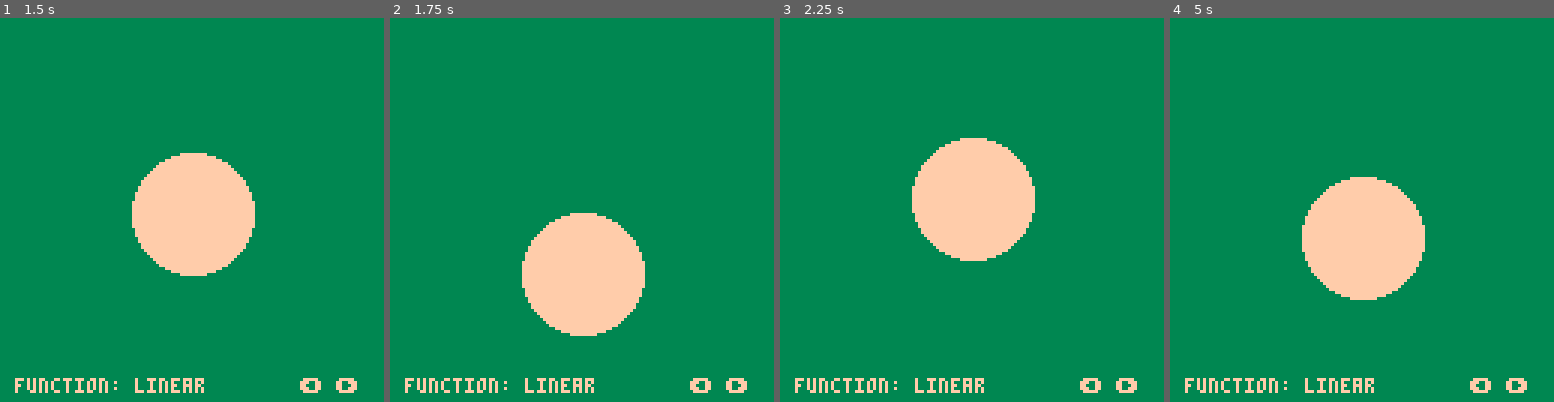
Above: before the commit, frames 1-4 (left to right).
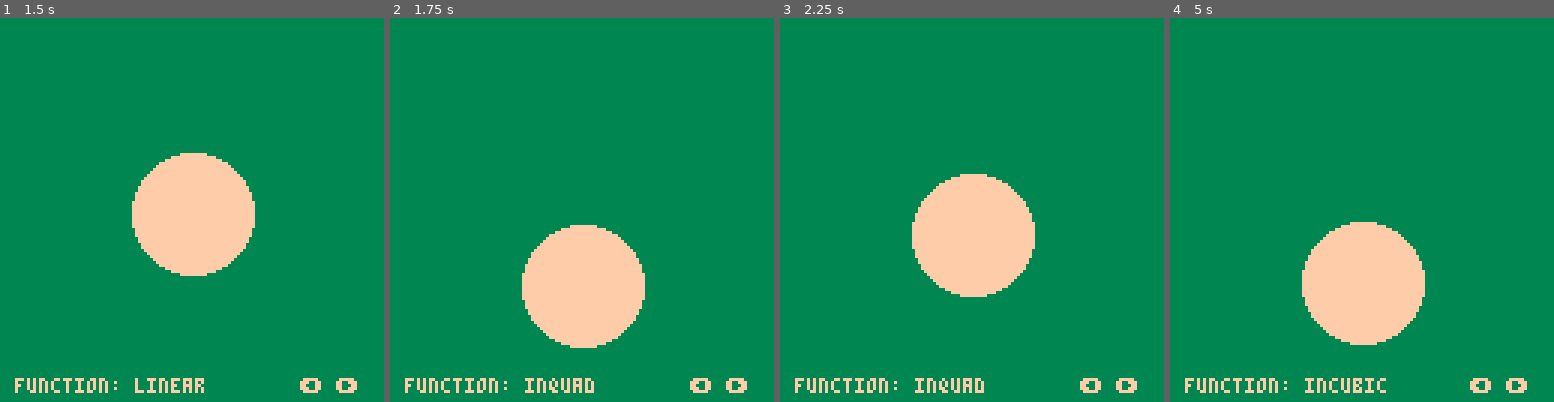
Above: after the commit, the same moments.

Repository: JoebRogers/PICO-Tween
Game: PICO-8 cartridge cart/pico-tween-demo.p8
The game is run twice, just before and just after one commit, with the same random seed, the same clock (stepped at 60 frames per second) and the same inputs.
Inputs:
- Up to frame 1 (1.5 s): no input
- Up to frame 2 (1.75 s): hold Right from 1.6 s (still down)
- Up to frame 3 (2.25 s): release Right at 2.1 s
- Up to frame 4 (5 s): hold Right 2.47-3.03 s; hold Left 3.08-3.58 s; hold Right 4.02-4.68 s

Frame 1 is identical in both runs. In frame 2, 2.2% of the frame differs, in the area x 34-67%, y 50-98%; in frame 3, 6.1%; in frame 4, 7.7%, in the area x 34-67%, y 41-98%.

Commit message:
Fixed a bug loading functions

Diff:
--- a/cart/pico-tween-demo.p8
+++ b/cart/pico-tween-demo.p8
@@ -366,46 +366,46 @@
 
 tweenlist = {
   linear,
-  inquad,
-  outquad,
-  inoutquad,
-  outinquad,
-  incubic,
-  outcubic,
-  inoutcubic,
-  outincubic,
-  inquart,
-  outquart,
-  inoutquart,
-  outinquart,
-  inquint,
-  outquint,
-  inoutquint,
-  outinquint,
-  insine,
-  outsine,
-  inoutsine,
-  outinsine,
-  inexpo,
-  outexpo,
-  inoutexpo,
-  outinexpo,
-  incirc,
-  outcirc,
-  inoutcirc,
-  outincirc,
-  inelastic,
-  outelastic,
-  inoutelastic,
-  outinelastic,
-  inback,
-  outback,
-  inoutback,
-  outinback,
-  inbounce,
-  outbounce,
-  inoutbounce,
-  outinbounce,
+  inQuad,
+  outQuad,
+  inOutQuad,
+  outInQuad,
+  inCubic,
+  outCubic,
+  inOutCubic,
+  outInCubic,
+  inQuart,
+  outQuart,
+  inOutQuart,
+  outInQuart,
+  inQuint,
+  outQuint,
+  inOutQuint,
+  outInQuint,
+  inSine,
+  outSine,
+  inOutSine,
+  outInSine,
+  inExpo,
+  outExpo,
+  inOutExpo,
+  outInExpo,
+  inCirc,
+  outCirc,
+  inOutCirc,
+  outInCirc,
+  inElastic,
+  outElastic,
+  inOutElastic,
+  outInElastic,
+  inBack,
+  outBack,
+  inOutBack,
+  outInBack,
+  outBounce,
+  inBounce,
+  inOutBounce,
+  outInBounce,
 }
 
 tweennames = {
